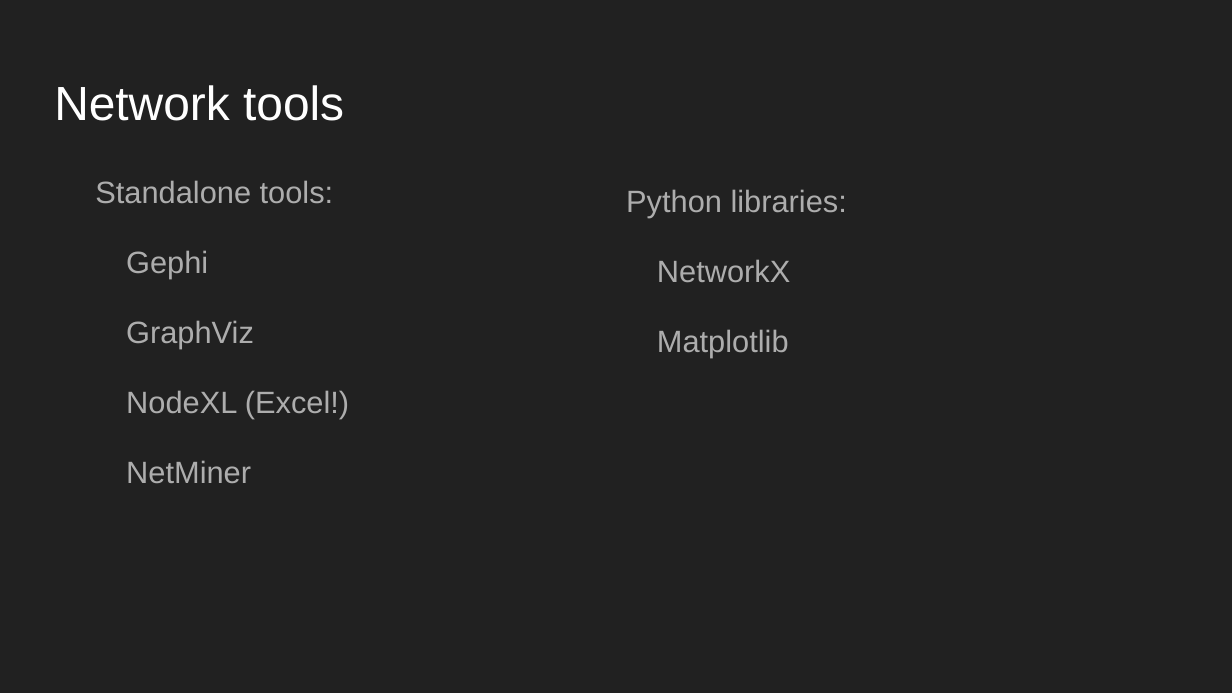
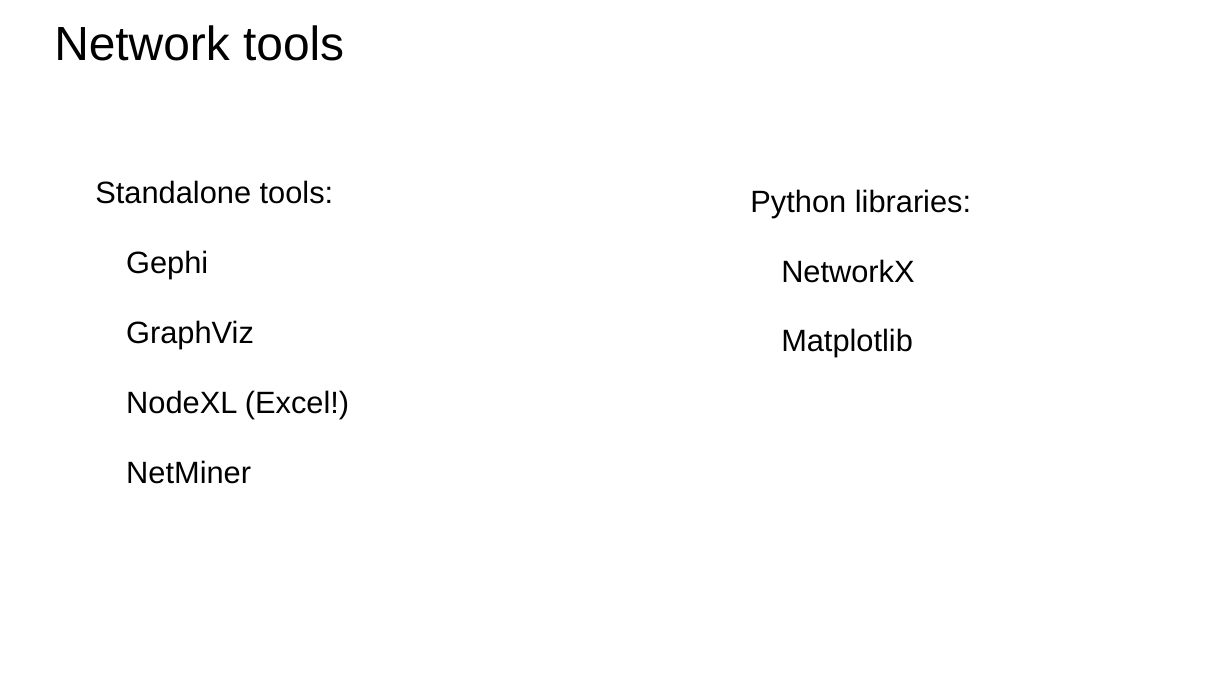
Before and after one commit to bodacea/datascienceforbeginners, a slide deck: slide 12 of Session 09 Learning Relationships.pptx. Drawn at 1232x693 pixels with LibreOffice and Linux fonts; fonts in the diff are those of the drawing. Boxes give left, top, right and bottom in pixels: in the first picture for what was removed or moved away, otherwise in the second. Text is boxed around its words. In the diff, an @@ line names an element or a change of style, - is before the commit and + after.

```diff
--- a/Session 09 Learning Relationships.pptx
+++ b/Session 09 Learning Relationships.pptx
@@ background #212121 to #FFFFFF @@
@@ title "Network tools": place and size @@
-title "Network tools" at (54, 85, 344, 121)
+title "Network tools" at (54, 25, 344, 61)
@@ title "Network tools" at (54, 25, 344, 61): text colour #FFFFFF to #000000 @@
@@ text "Standalone tools:" at (95, 180, 349, 484): text colour #ADADAD to #000000 @@
@@ text "Python libraries:" at (750, 189, 971, 357): text colour #ADADAD to #000000 @@
@@ text "Python libraries:": place and size @@
-text "Python libraries:" at (626, 189, 847, 357)
+text "Python libraries:" at (750, 189, 971, 357)
```
Also in this commit, not shown: 39 other slides changed, 5 other files.
